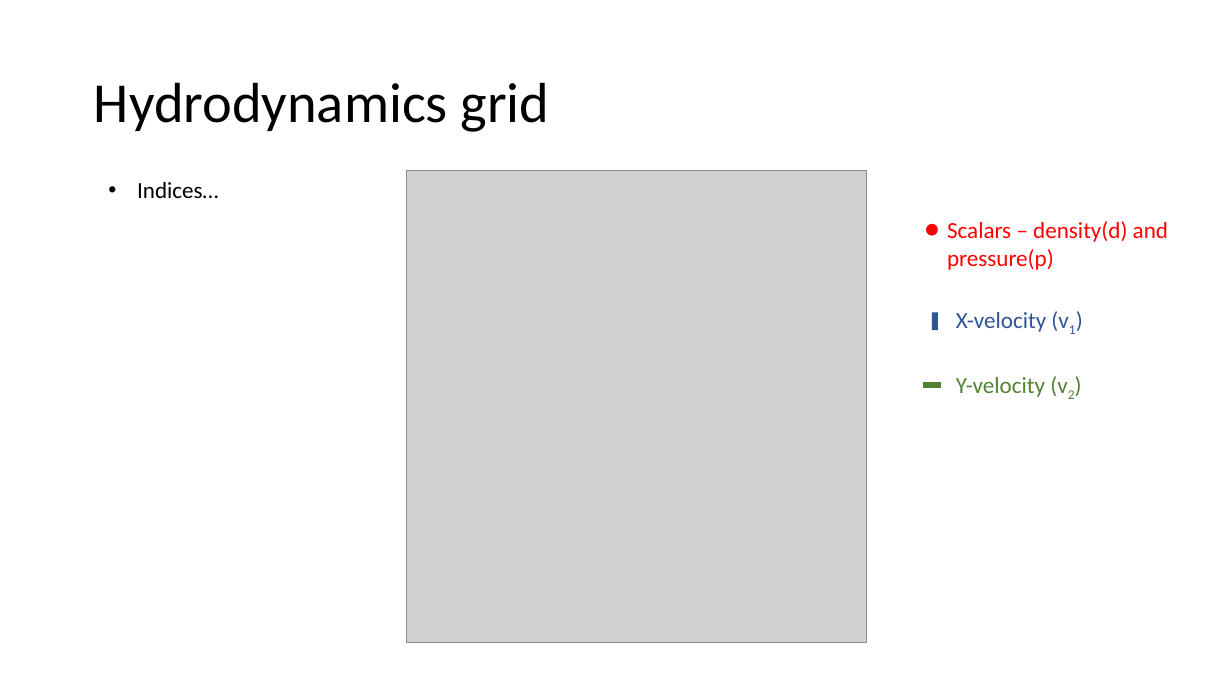
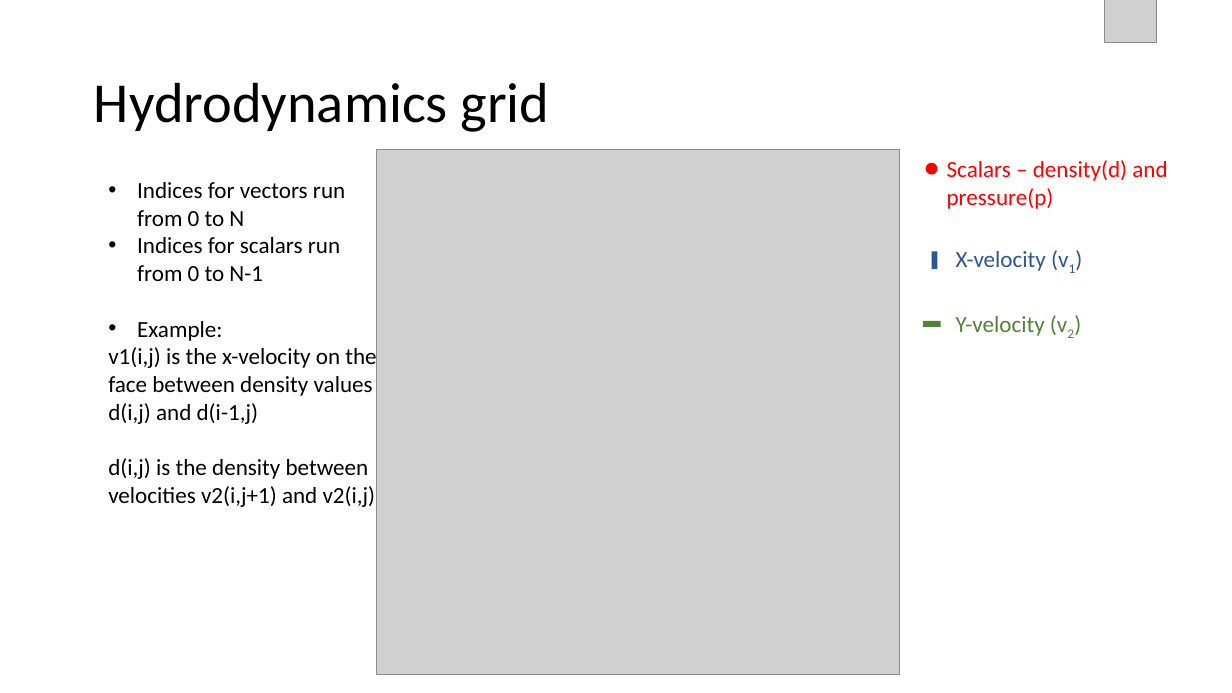
Before and after one commit to Tsintsuntsini/PHYS_581, a slide deck: slide 21 of Presentation3/Staggered Grids.pptx. Drawn at 1232x693 pixels with LibreOffice and Linux fonts; fonts in the diff are those of the drawing; grey boxes stand for pictures. Boxes give left, top, right and bottom in pixels: in the first picture for what was removed or moved away, otherwise in the second. Text is boxed around its words. In the diff, an @@ line names an element or a change of style, - is before the commit and + after.

```diff
--- a/Presentation3/Staggered Grids.pptx
+++ b/Presentation3/Staggered Grids.pptx
@@ picture added at (x1=1105, y1=0, x2=1157, y2=43) @@
@@ picture resized from (x1=407, y1=171, x2=867, y2=643) to (x1=376, y1=150, x2=900, y2=675) @@
@@ text added at (x1=108, y1=182, x2=376, y2=507), 18 pt, text #000000 @@
+• Indices for vectors run from 0 to N
+• Indices for scalars run from 0 to N-1
+• Example:
+v1(i,j) is the x-velocity on the face between density values d(i,j) and d(i-1,j)
+d(i,j) is the density between velocities v2(i,j+1) and v2(i,j)
@@ text removed at (x1=137, y1=182, x2=219, y2=198) @@
-• Indices…
@@ 3 texts, 2 rectangles, 1 ellipse moved together from (x1=923, y1=221, x2=1168, y2=397) to (x1=923, y1=160, x2=1167, y2=336) @@
```
Also in this commit, not shown: 10 other slides changed, 2 other files.
